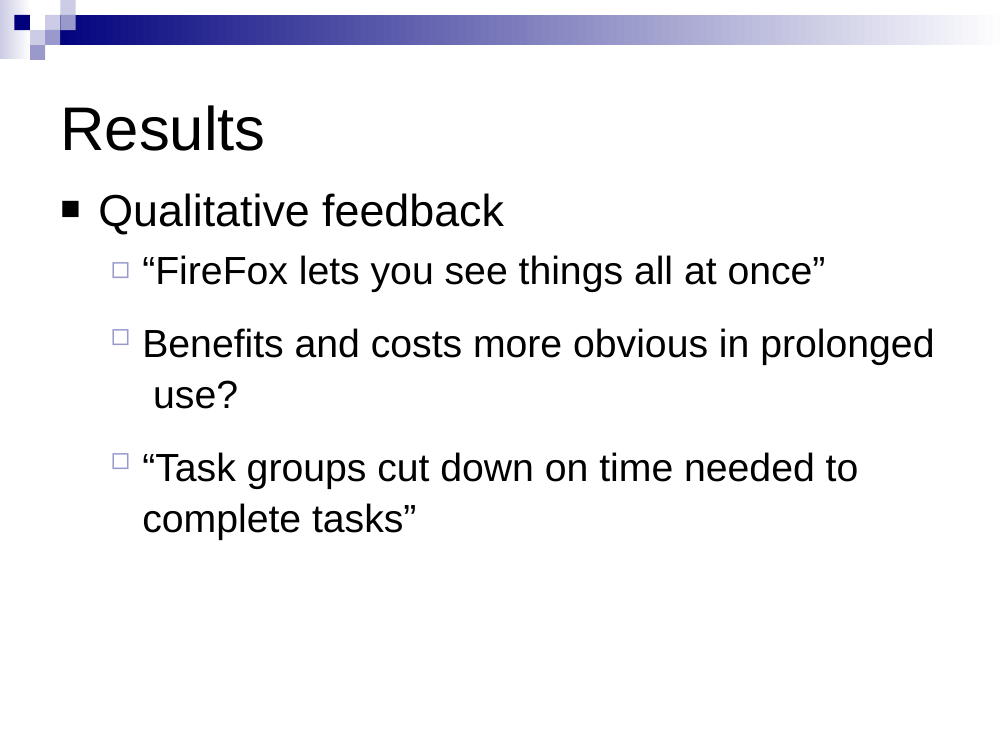
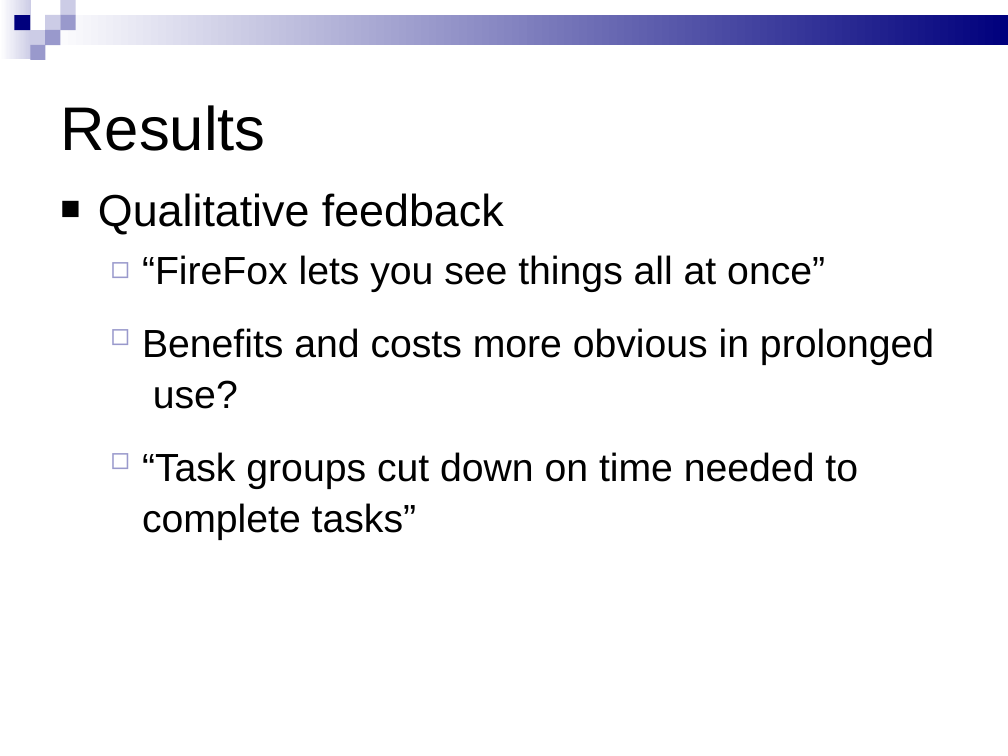
Before and after one commit to yatsek/tabfour, a slide deck: slide 24 of Tab4/doc/544 Phase 3 presentation - new.ppt (slide 23 before the commit). Drawn at 1008x756 pixels with LibreOffice and Linux fonts; fonts in the diff are those of the drawing. Boxes give left, top, right and bottom in pixels: in the first picture for what was removed or moved away, otherwise in the second. Text is boxed around its words. In the diff, an @@ line names an element or a change of style, - is before the commit and + after.

```diff
--- a/Tab4/doc/544 Phase 3 presentation - new.ppt
+++ b/Tab4/doc/544 Phase 3 presentation - new.ppt
@@ rectangle at bbox=[0, 0, 31, 58]: fill gradient #FFFFFF to #CCCCE6 to gradient #CCCCE6 to #FFFFFF @@
@@ rectangle at bbox=[45, 15, 1008, 45]: fill gradient #FFFFFF to #00007D to gradient #00007D to #FFFFFF @@
@@ text "Qualitative feedback" at bbox=[98, 193, 934, 540]: indent changed @@
```
Also in this commit, not shown: 24 other slides changed, 1 slide added.
